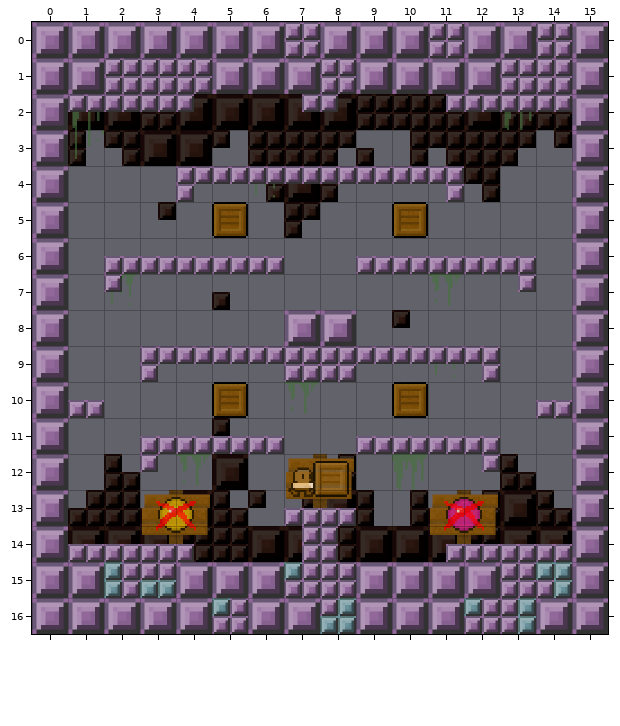
Tiled map, stored at Demo/assets/maps/20.tmx. Above is the file before it was changed.
Cells are 64x64 px. Shown: x 0..15, y 0..16.
The same view after the edit:
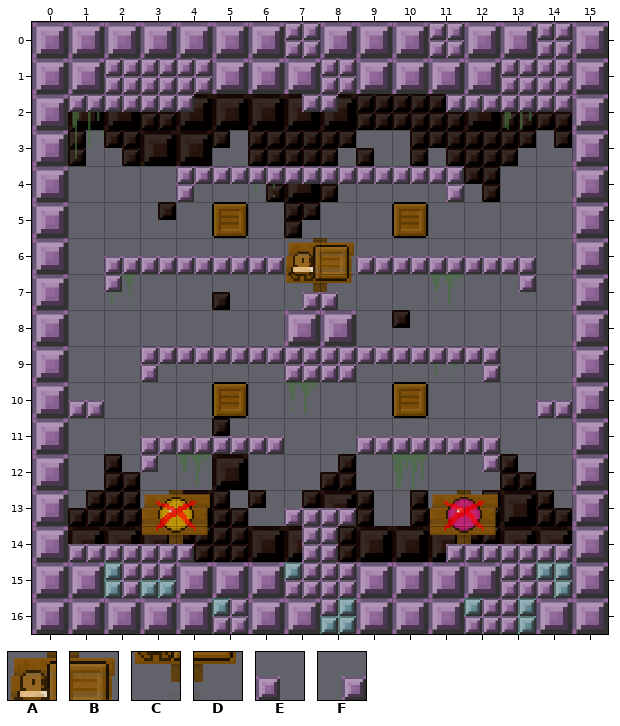
Key: from "large": A 48, B 49, C 58, D 59, E 70, F 73.
_ is an empty cell, . an unchanged one.
Edits made:
--- layer "signs"
@@ x 7..8 @@
- 6 __
- 7 __
+ 6 AB
+ 7 CD
@@ x 7..8 @@
-12 AB
-13 CD
+12 __
+13 __
--- layer "Blocks"
@@ x 7..8 @@
- 7 __
+ 7 FE
